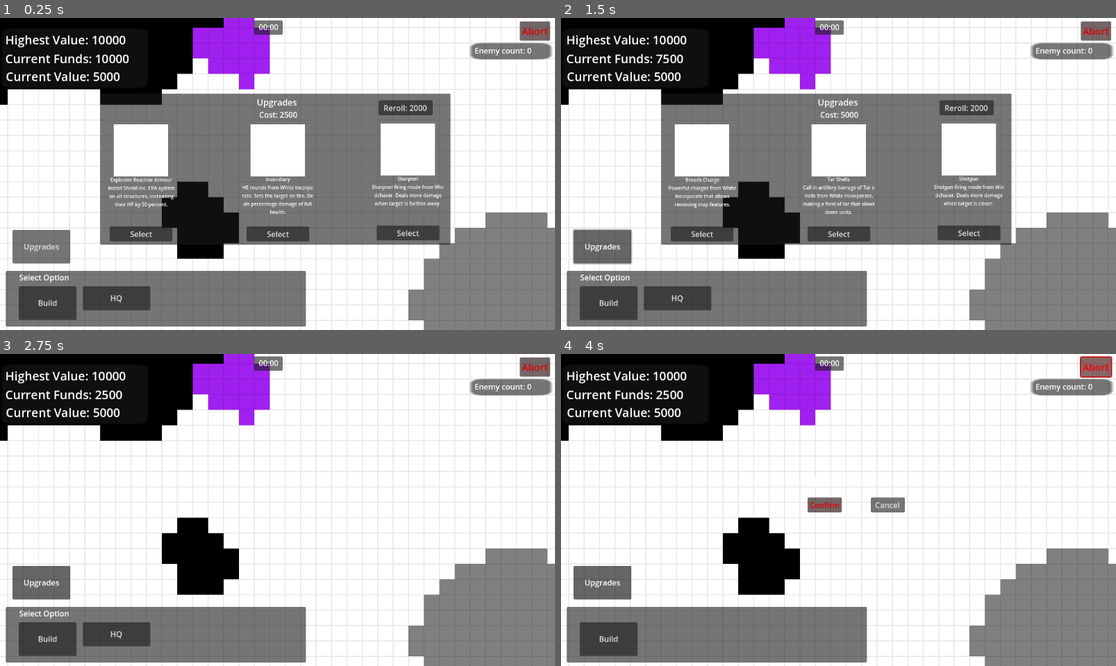
Above: before the commit, frames 1-4 (two rows, left to right).
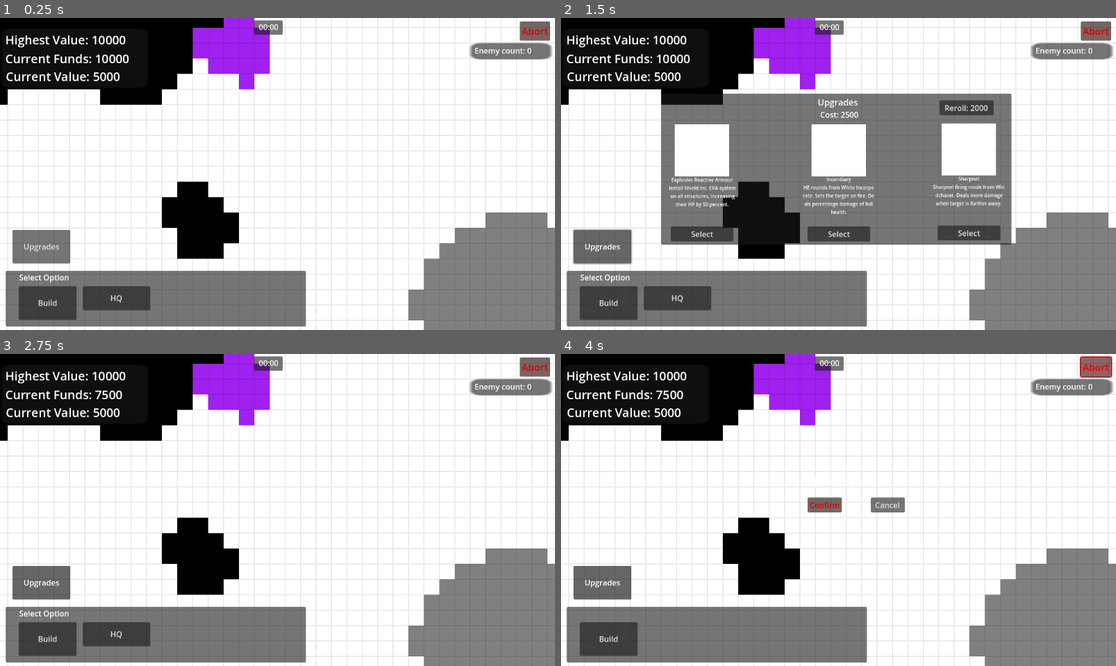
Above: after the commit, the same moments.

Repository: dwlee0802/BusinessTD
Game: Godot game, scene res://Scenes/game.tscn
The game is run twice, just before and just after one commit, with the same random seed, the same clock (stepped at 60 frames per second) and the same inputs.
Inputs (mouse positions are in pixels of both pictures, inside the frame that each line leads up to):
- Up to frame 1 (0.25 s): no input
- Up to frame 2 (1.5 s): click (699, 233) at 0.5 s, where only the run before the commit has a clickable "Select"; click "Upgrades" at 1.25 s
- Up to frame 3 (2.75 s): click "Select" at 2 s
- Up to frame 4 (4 s): click "Build" at 2.75 s; click "Abort" at 3.5 s

The runs differ from the first frame. In frame 1, 23% of the frame differs, in the area x 18-82%, y 24-73%; in frame 2, 1.0%; in frame 3, less than 0.1%; in frame 4, less than 0.1%.

Commit message:
Added enemy hit color effect.

Diff:
--- a/Scenes/enemyUnit.gd
+++ b/Scenes/enemyUnit.gd
@@ -22,6 +22,9 @@
 var pathCount: int = 0
 var nextTile
 
+var sprite
+
+
 # Called when the node enters the scene tree for the first time.
 func _ready():
 	healthBar = get_node("Healthbar")
@@ -29,6 +32,7 @@
 	game.game_ended.connect(GameEnded)
 	pathfinding = game.homeBlock.pathfinding
 	path = startingTile.pathToHQ
+	sprite = get_node("UnitSprite")
 #	path = pathfinding.get_id_path(startingTile.id, targetTile.id)
 
 # Called every frame. 'delta' is the elapsed time since the previous frame.
@@ -42,6 +46,7 @@
 
 	if healthBar.scale.x > 32 * hitPoints / maxHitPoints:
 		healthBar.scale.x -= delta * 140
+
 
 var tempHolder: float = 0
 
@@ -84,7 +89,13 @@
 	hitPoints -= amount
 #	healthBar.scale.x = 32 * hitPoints / maxHitPoints
 	game.MakeDamagePopup(position, amount, Color.RED)
+	sprite.modulate = Color.RED
+	get_node("Timer").start(0.1)
 
 
 func GameEnded():
 	queue_free()
+
+
+func _on_timer_timeout():
+	sprite.modulate = Color.WHITE
--- a/Scenes/enemyUnit.tscn
+++ b/Scenes/enemyUnit.tscn
@@ -10,8 +10,6 @@
 [node name="EnemyUnit" type="CharacterBody2D"]
 collision_layer = 10
 script = ExtResource("1_e4wf8")
-speed = null
-speedModifier = null
 
 [node name="CollisionShape2D" type="CollisionShape2D" parent="."]
 shape = SubResource("CircleShape2D_fvuth")
@@ -27,3 +25,8 @@
 scale = Vector2(32, 3)
 texture = ExtResource("3_ja4bq")
 centered = false
+
+[node name="Timer" type="Timer" parent="."]
+wait_time = 0.1
+
+[connection signal="timeout" from="Timer" to="." method="_on_timer_timeout"]
--- a/Scenes/game.tscn
+++ b/Scenes/game.tscn
@@ -49,6 +49,7 @@
 script = ExtResource("3_sf8ga")
 
 [node name="Options" type="Panel" parent="Camera/CanvasLayer/InGameUI/UpgradesMenu"]
+visible = false
 z_index = -10
 layout_mode = 0
 offset_left = 34.0
@@ -496,8 +497,6 @@
 text = "Paused"
 fit_content = true
 scroll_active = false
-
-[node name="Timer" type="Timer" parent="Camera"]
 
 [node name="MapBlock" parent="." instance=ExtResource("2_d8xa2")]
 
